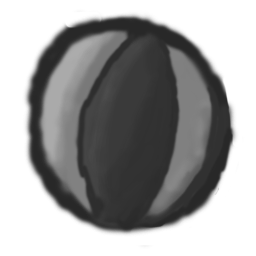
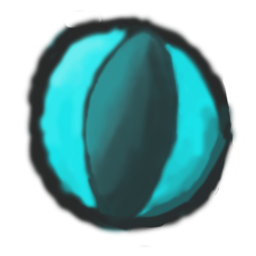
Layer changes from the first w=256, h=256 image to the second:
hid "Layer 2 copy 5" over [28, 13, 235, 236]
showed "Layer 2 copy 6" over [28, 13, 235, 236]
